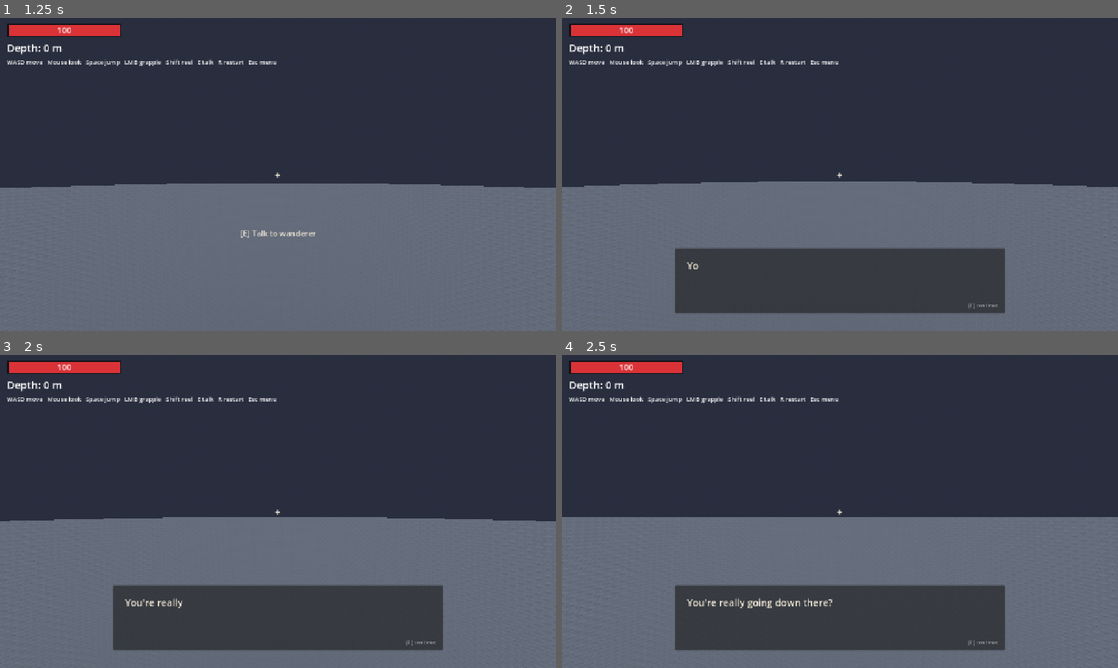
Above: before the commit, frames 1-4 (two rows, left to right).
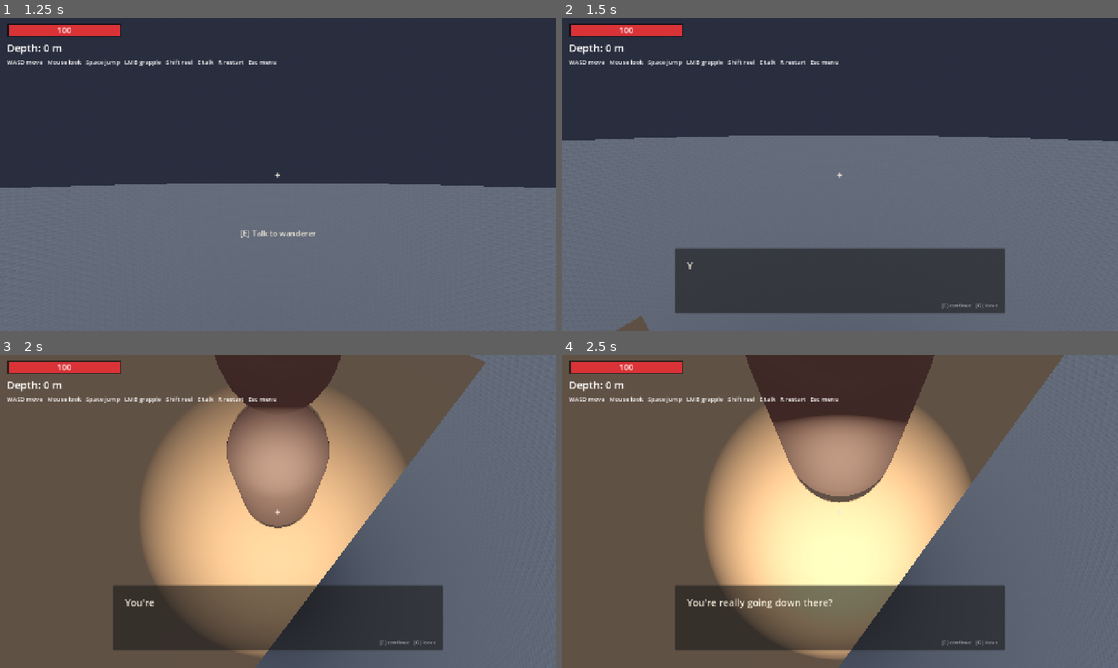
Above: after the commit, the same moments.

Repository: CallumHYoung/ash
Game: Godot game, scene res://scenes/main.tscn
The game is run twice, just before and just after one commit, with the same random seed, the same clock (stepped at 60 frames per second) and the same inputs.
Inputs (mouse positions are in pixels of both pictures, inside the frame that each line leads up to):
- Up to frame 1 (1.25 s): tap Enter at 0.5 s; move the mouse to (305, 174) at 0.52 s; hold W (move_forward) from 0.53 s (still down); hold E (interact) from 0.53 s (still down); click (305, 174) at 0.6 s; tap Space (jump) at 0.77 s
- Up to frame 2 (1.5 s): keep holding W (move_forward); move the mouse to (812, 174) at 1.27 s; release E (interact) at 1.28 s; tap E (interact) at 1.35 s
- Up to frame 3 (2 s): keep holding W (move_forward); tap Space (jump) at 1.52 s; click (250, 511) at 1.55 s
- Up to frame 4 (2.5 s): keep holding W (move_forward); move the mouse to (851, 505) at 2.02 s; hold E (interact) from 2.03 s (still down); click (851, 505) at 2.1 s

Frame 1 is identical in both runs. In frame 2, 15% of the frame differs, in the area x 0-100%, y 37-100%; in frame 3, 75%, in the area x 0-100%, y 0-100%; in frame 4, 73%.

Commit message:
Lock player and pan camera onto NPC during dialogue, slow text, add Q to leave
Co-Authored-By: Claude Opus 4.7 (1M context) <noreply@anthropic.com>

Diff:
--- a/scenes/main.tscn
+++ b/scenes/main.tscn
@@ -206,6 +206,8 @@
 
 [node name="Dialogue" type="CanvasLayer" parent="."]
 script = ExtResource("8_dialogue")
+player_path = NodePath("../Player")
+npc_path = NodePath("../NPC")
 
 [node name="Prompt" type="Label" parent="Dialogue"]
 anchor_left = 0.5
@@ -249,13 +251,13 @@
 anchor_top = 1.0
 anchor_right = 1.0
 anchor_bottom = 1.0
-offset_left = -120.0
+offset_left = -200.0
 offset_top = -28.0
 offset_right = -16.0
 offset_bottom = -8.0
 theme_override_font_sizes/font_size = 12
 theme_override_colors/font_color = Color(1, 1, 1, 0.55)
-text = "[E] continue"
+text = "[E] continue   [Q] leave"
 horizontal_alignment = 2
 
 [connection signal="body_entered" from="NPC/InteractArea" to="Dialogue" method="_on_npc_body_entered"]
--- a/scripts/dialogue.gd
+++ b/scripts/dialogue.gd
@@ -1,9 +1,10 @@
 extends CanvasLayer
 
 # Slow, one-sentence-at-a-time NPC ramble. Each sentence types out, then a
-# short pause before auto-advancing. Pressing "interact" while typing fast-
-# forwards the current sentence; pressing it during the pause skips to the
-# next sentence. Non-blocking — the player can still move during dialogue.
+# short pause before auto-advancing. While talking, the player is locked in
+# place with the camera tweened onto the NPC. "interact" (E) fast-forwards
+# the current sentence or advances during the pause; "dialogue_quit" (Q)
+# leaves at any time.
 
 const SENTENCES: Array[String] = [
 	"You're really going down there?",
@@ -19,14 +20,20 @@
 	"Good luck, friend.",
 ]
 
-const TYPE_SPEED: float = 22.0
-const POST_SENTENCE_PAUSE: float = 1.6
+const TYPE_SPEED: float = 12.0
+const POST_SENTENCE_PAUSE: float = 2.2
+const NPC_LOOK_OFFSET: Vector3 = Vector3(0, 1.85, 0)
 
 enum {STATE_TYPING, STATE_PAUSING}
+
+@export var player_path: NodePath
+@export var npc_path: NodePath
 
 @onready var prompt: Label = $Prompt
 @onready var box: Panel = $Box
 @onready var text_label: Label = $Box/Text
+@onready var player: Node = get_node_or_null(player_path)
+@onready var npc: Node3D = get_node_or_null(npc_path) as Node3D
 
 var _player_in_range: bool = false
 var _talking: bool = false
@@ -58,6 +65,10 @@
 
 
 func _unhandled_input(event: InputEvent) -> void:
+	if _talking and event.is_action_pressed("dialogue_quit"):
+		_stop()
+		get_viewport().set_input_as_handled()
+		return
 	if not event.is_action_pressed("interact"):
 		return
 	if _talking:
@@ -99,6 +110,8 @@
 	box.visible = true
 	_refresh_prompt()
 	_update_text()
+	if player and npc and player.has_method("lock_and_look_at"):
+		player.lock_and_look_at(npc.global_position + NPC_LOOK_OFFSET)
 
 
 func _advance_sentence() -> void:
@@ -116,6 +129,8 @@
 	box.visible = false
 	text_label.text = ""
 	_refresh_prompt()
+	if player and player.has_method("unlock_input"):
+		player.unlock_input()
 
 
 func _update_text() -> void:
--- a/scripts/input_setup.gd
+++ b/scripts/input_setup.gd
@@ -11,6 +11,7 @@
 	_add_key_action("reel", [KEY_SHIFT])
 	_add_key_action("restart", [KEY_R])
 	_add_key_action("interact", [KEY_E])
+	_add_key_action("dialogue_quit", [KEY_Q])
 	_add_mouse_action("grapple", MOUSE_BUTTON_LEFT)
 
 
--- a/scripts/player.gd
+++ b/scripts/player.gd
@@ -35,6 +35,7 @@
 var grapple_length: float = 0.0
 var health: float = MAX_HEALTH
 var checkpoint_position: Vector3 = Vector3.ZERO
+var input_locked: bool = false
 var _yaw: float = 0.0
 var _pitch: float = 0.0
 var _last_checkpoint_floor_id: int = 0
@@ -52,6 +53,8 @@
 
 
 func _input(event: InputEvent) -> void:
+	if input_locked:
+		return
 	if event is InputEventMouseMotion and Input.mouse_mode == Input.MOUSE_MODE_CAPTURED:
 		_yaw -= event.relative.x * MOUSE_SENSITIVITY
 		_pitch = clamp(_pitch - event.relative.y * MOUSE_SENSITIVITY, -PI / 2.0 + 0.05, PI / 2.0 - 0.05)
@@ -59,7 +62,43 @@
 		camera.rotation.x = _pitch
 
 
+func lock_and_look_at(target: Vector3, duration: float = 0.45) -> void:
+	# Cinematic lock: stop the player, drop any active grapple, and tween the
+	# camera onto `target`. Keep `_yaw`/`_pitch` in sync with the visible
+	# rotation so the next mouse motion after unlock doesn't snap.
+	input_locked = true
+	grapple_attached = false
+	velocity = Vector3.ZERO
+	var look_origin := camera.global_position
+	var dx: float = target.x - look_origin.x
+	var dy: float = target.y - look_origin.y
+	var dz: float = target.z - look_origin.z
+	var horiz: float = sqrt(dx * dx + dz * dz)
+	var raw_yaw: float = atan2(-dx, -dz)
+	var target_pitch: float = clamp(atan2(dy, horiz), -PI / 2.0 + 0.05, PI / 2.0 - 0.05)
+	# Take the shortest angular path to avoid spinning past PI.
+	var target_yaw: float = _yaw + wrapf(raw_yaw - _yaw, -PI, PI)
+	var t := create_tween().set_parallel(true).set_trans(Tween.TRANS_SINE).set_ease(Tween.EASE_IN_OUT)
+	t.tween_property(self, "_yaw", target_yaw, duration)
+	t.tween_property(self, "rotation:y", target_yaw, duration)
+	t.tween_property(self, "_pitch", target_pitch, duration)
+	t.tween_property(camera, "rotation:x", target_pitch, duration)
+
+
+func unlock_input() -> void:
+	input_locked = false
+
+
 func _physics_process(delta: float) -> void:
+	if input_locked:
+		if not is_on_floor():
+			velocity.y -= gravity * delta
+		velocity.x = 0.0
+		velocity.z = 0.0
+		move_and_slide()
+		_draw_rope()
+		return
+
 	_handle_grapple_input()
 
 	if not is_on_floor():
